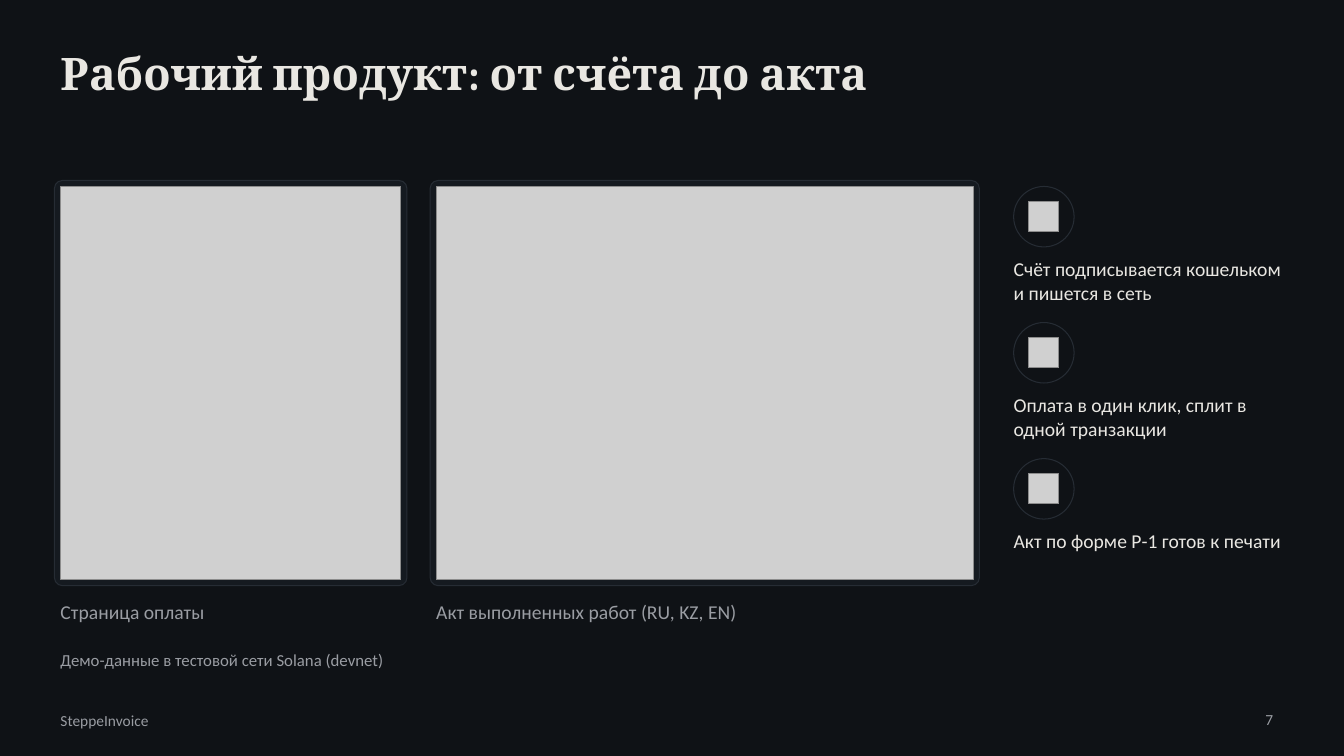
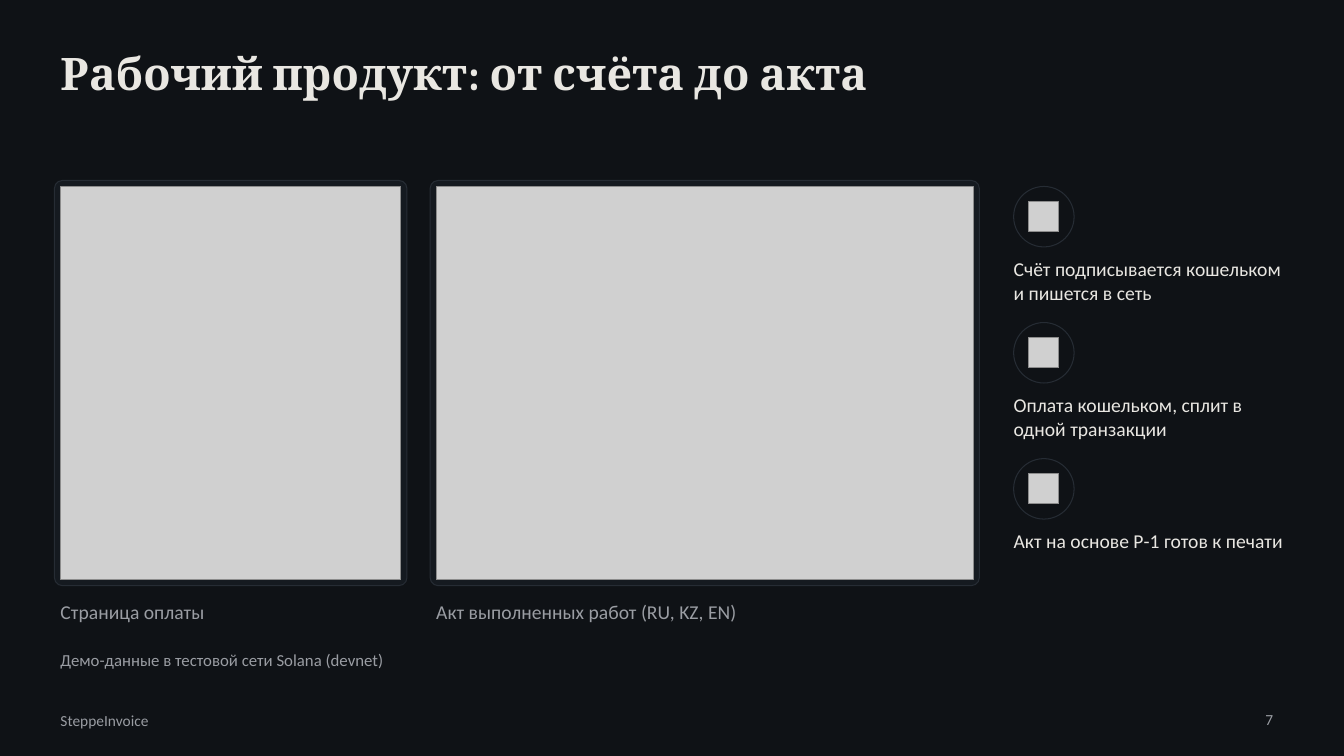
Before and after one commit to OMaRgaLy/solana-project, a slide deck: slide 7 of docs/SteppeInvoice_Presentation.pptx. Drawn at 1344x756 pixels with LibreOffice and Linux fonts; fonts in the diff are those of the drawing; grey boxes stand for pictures. Boxes give left, top, right and bottom in pixels: in the first picture for what was removed or moved away, otherwise in the second. Text is boxed around its words. In the diff, an @@ line names an element or a change of style, - is before the commit and + after.

```diff
--- a/docs/SteppeInvoice_Presentation.pptx
+++ b/docs/SteppeInvoice_Presentation.pptx
@@ text at box(1014, 399, 1242, 440): text changed @@
-Оплата в один клик, сплит в одной транзакции
+Оплата кошельком, сплит в одной транзакции
@@ text at box(1014, 535, 1283, 548): text changed @@
-Акт по форме Р-1 готов к печати
+Акт на основе Р-1 готов к печати
```
Also in this commit, not shown: 8 other slides changed, 2 other files.
